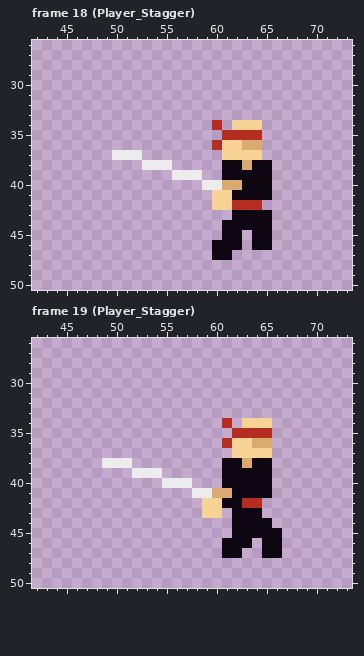
Pixel-art file, stored at Assets/Player/T_Player.aseprite. This is how it looked before the edit.
128x64 pixels, 79 frames. Shown: frame 18 (Player_Stagger): x 42..73, y 26..50; frame 19 (Player_Stagger): x 42..73, y 26..50.
Now the later version:
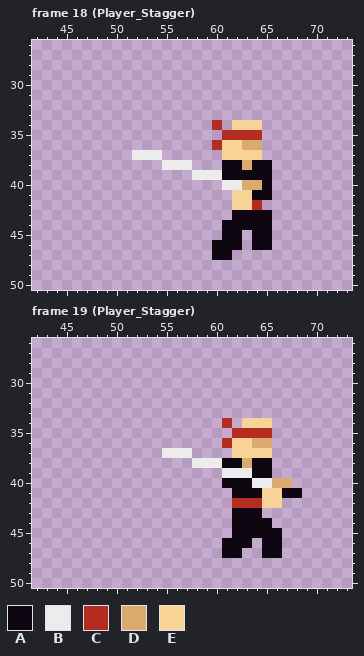
Palette (. is transparent): A #0e0711  B #ececec  C #b52d21  D #daaa6e  E #f7d396
Edits made:
Frame 18 (Player_Stagger), layer "Grip":
y 37: x 50..51 BB -> ..; x 53..54 .. -> BB
y 38: x 53..54 BB -> ..; x 56..57 .. -> BB
y 39: x 56..57 BB -> ..; x 59..60 .. -> BB
y 40: x 59..64 BBDDAA -> ..BBDD
y 41: x 60..63 EEAA -> ..EE
y 42: x 60..63 EECC -> ..EE
Frame 19 (Player_Stagger), layer "Grip":
y 37: x 55..57 ... -> BBB
y 38: x 49..51 BBB -> ...; x 58..60 ... -> BBB
y 39: x 52..54 BBB -> ...; x 61..63 AAA -> BBB
y 40: x 55..57 BBB -> ...; x 64..67 AA.. -> BBDD
y 41: x 58..61 BBDD -> ....; x 65..68 A... -> EEAA
y 42: x 59..62 EEAA -> ...C; x 65..66 .. -> EE
y 43: x 59..60 EE -> ..
